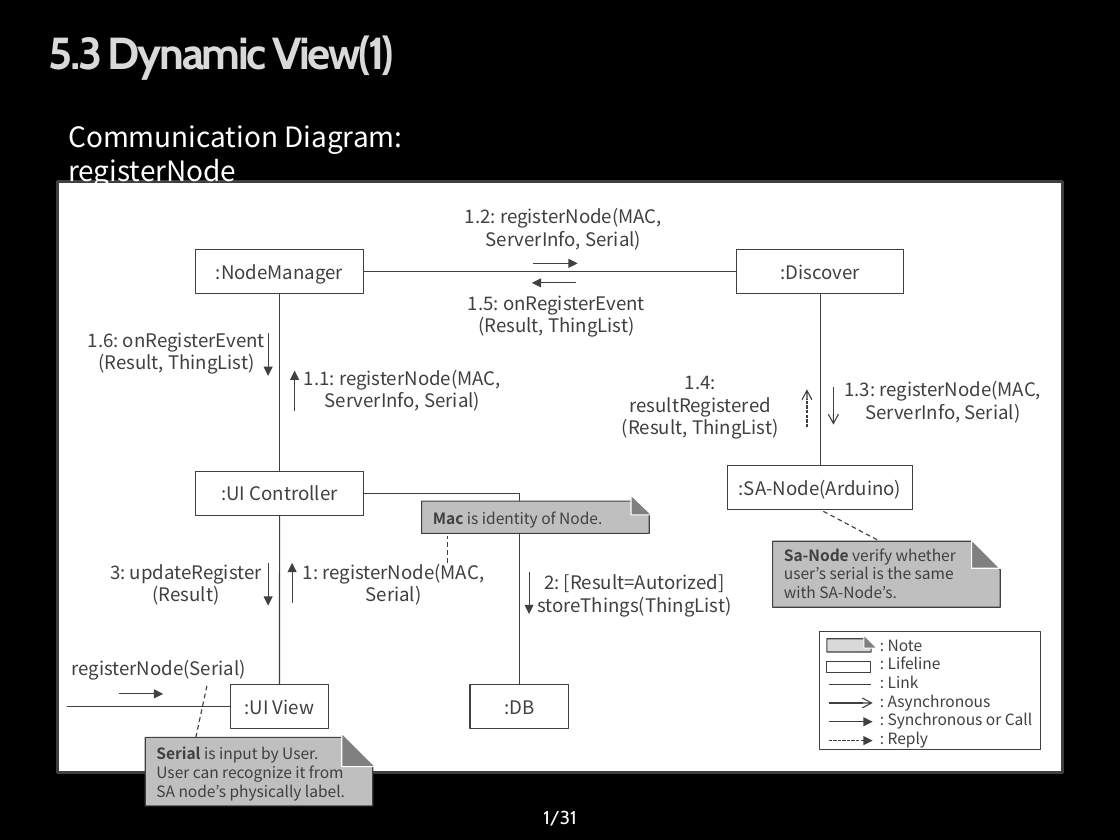
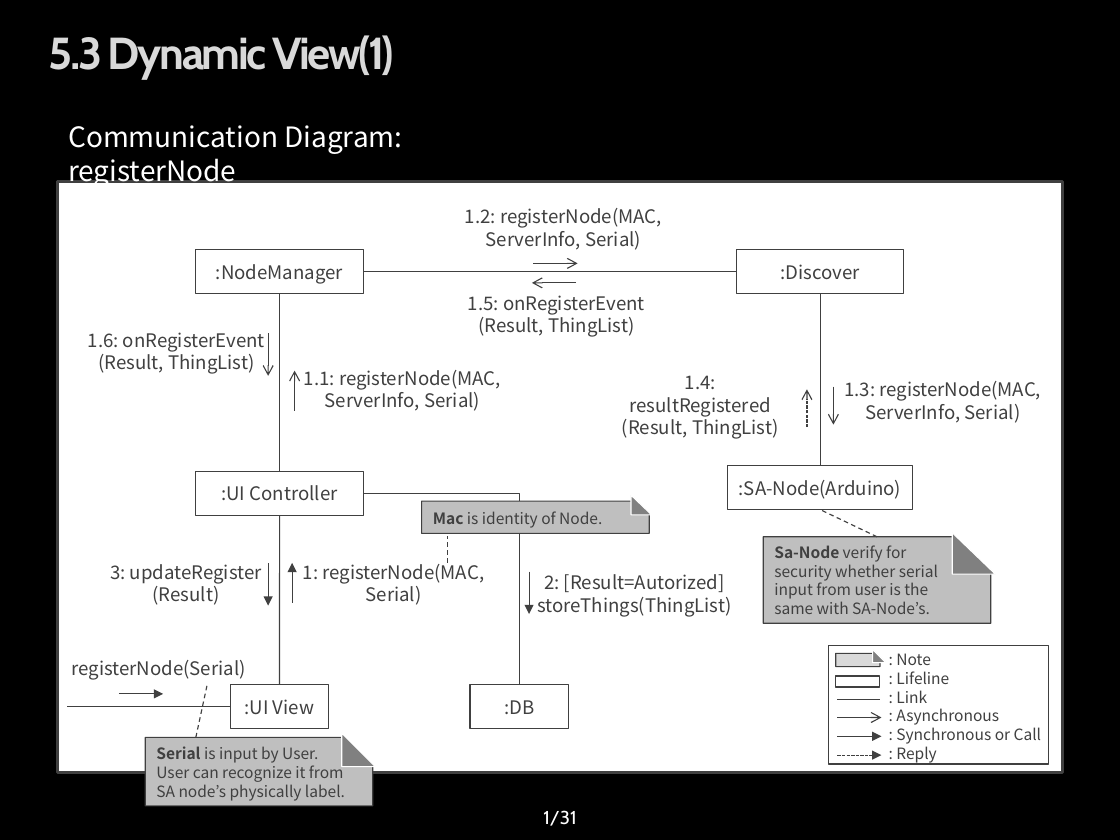
Before and after one commit to youkkwon/smarthome, a slide deck: slide 1 of doc/dynamic view 150616_communication_dgm.pptx. Drawn at 1120x840 pixels with LibreOffice and Linux fonts; fonts in the diff are those of the drawing; background and template pictures are left out. Boxes give left, top, right and bottom in pixels: in the first picture for what was removed or moved away, otherwise in the second. Text is boxed around its words. In the diff, an @@ line names an element or a change of style, - is before the commit and + after.

Commit message:
update notation of comm dgm
update notation of comm dgm

```diff
--- a/doc/dynamic view 150616_communication_dgm.pptx
+++ b/doc/dynamic view 150616_communication_dgm.pptx
@@ arrow (533, 263) - (578, 263): arrowheads changed @@
@@ arrow (576, 283) - (532, 283): arrowheads changed @@
@@ arrow (268, 334) - (268, 376): arrowheads changed @@
@@ arrow (295, 411) - (295, 371): arrowheads changed @@
@@ snip rect "Sa-Node verify for security whether ...": place and size @@
-snip rect "Sa-Node verify for security whether ..." at (773, 541, 1000, 607)
+snip rect "Sa-Node verify for security whether ..." at (763, 536, 990, 623)
@@ line moved from (877, 540) - (820, 510) to (877, 536) - (820, 510) @@
@@ right triangle: place and size @@
-right triangle at (971, 540, 999, 568)
+right triangle at (952, 533, 995, 575)
@@ text in snip rect at (774, 545, 938, 614): text changed @@
-Sa-Node verify whether user’s serial is the same with SA-Node’s.
+Sa-Node verify for security whether serial input from user is the same with SA-Node’s.
@@ 3 arrows, 2 rectangles, 1 text, 1 line, 1 snip rect, 1 right triangle: place and size @@
-3 arrows, 2 rectangles, 1 text, 1 line, 1 snip rect, 1 right triangle at (820, 632, 1040, 750)
+3 arrows, 2 rectangles, 1 text, 1 line, 1 snip rect, 1 right triangle at (829, 646, 1049, 765)
```
